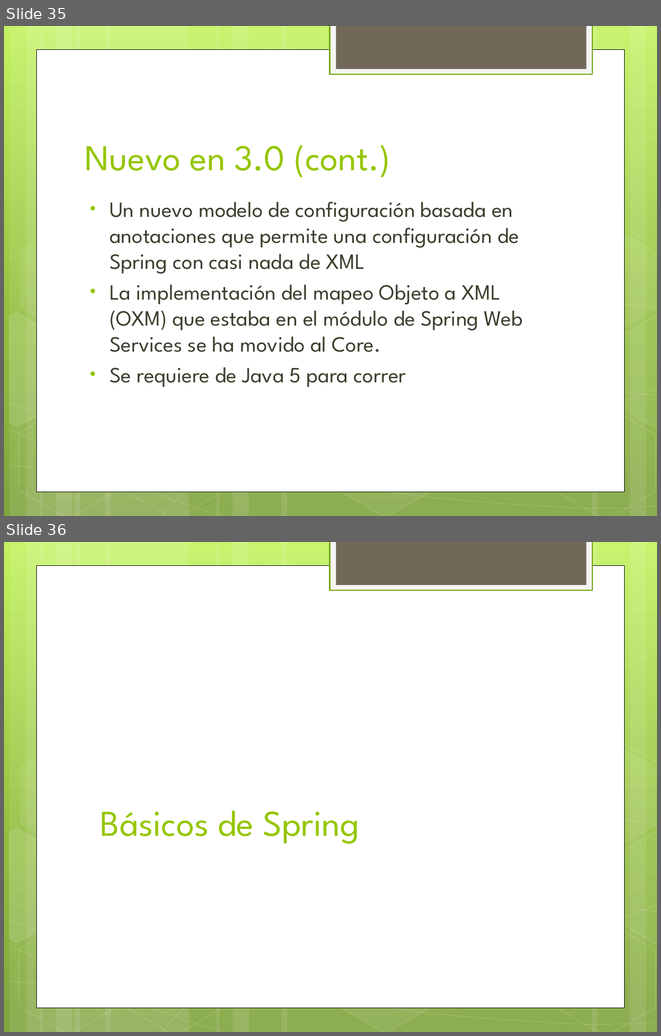
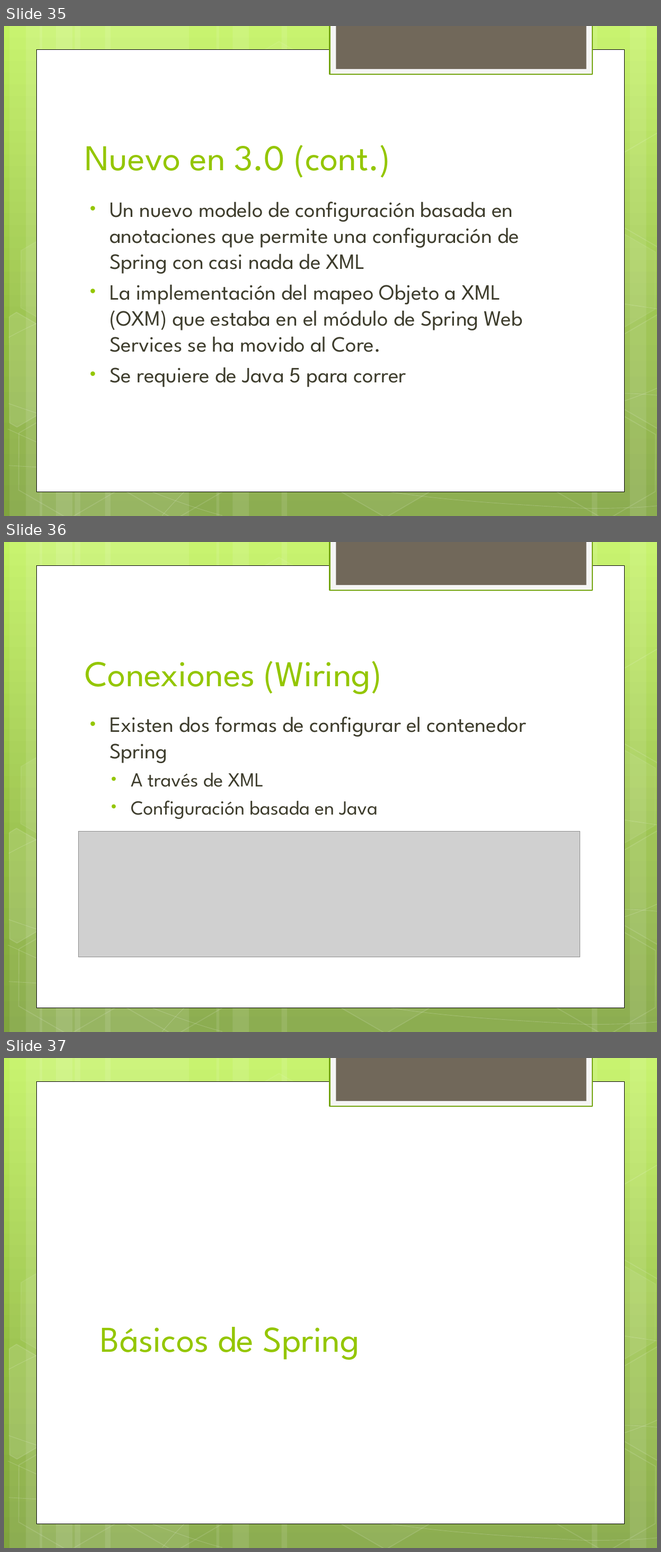
Before and after one commit to jdmr/CursoSpring, a slide deck: Presentation1.pptx. Shown one above the other, each under a label of ours: slides 35 and 36 before the commit, slides 35, 36 and 37 after it. The pictures are 661x1036 and 661x1552 pixels, drawn with LibreOffice and Linux fonts; fonts in the diff are those of the drawing; grey boxes stand for pictures. Boxes give left, top, right and bottom in pixels: in the first picture for what was removed or moved away, otherwise in the second. Text is boxed around its words. In the diff, an @@ line names an element or a change of style, - is before the commit and + after.

```diff
--- a/Presentation1.pptx
+++ b/Presentation1.pptx
@@ slide 36 added at bbox=[4, 542, 657, 1032], background gradient #C3F35F to #93BF3F to #81A53E; not listed: 31 template elements that a slide beside it also shows @@
@@ title added at bbox=[85, 661, 382, 694], 40 pt, text #94C600 @@
+Conexiones (Wiring)
@@ text added at bbox=[109, 716, 526, 819], 24 pt, text #3E3D2D @@
+• Existen dos formas de configurar el contenedor Spring
+  • A través de XML
+  • Configuración basada en Java
@@ picture added at bbox=[78, 831, 580, 956] @@
@@ what was slide 36 is now slide 37 @@
```
Also in this commit, not shown: 12 other files.
